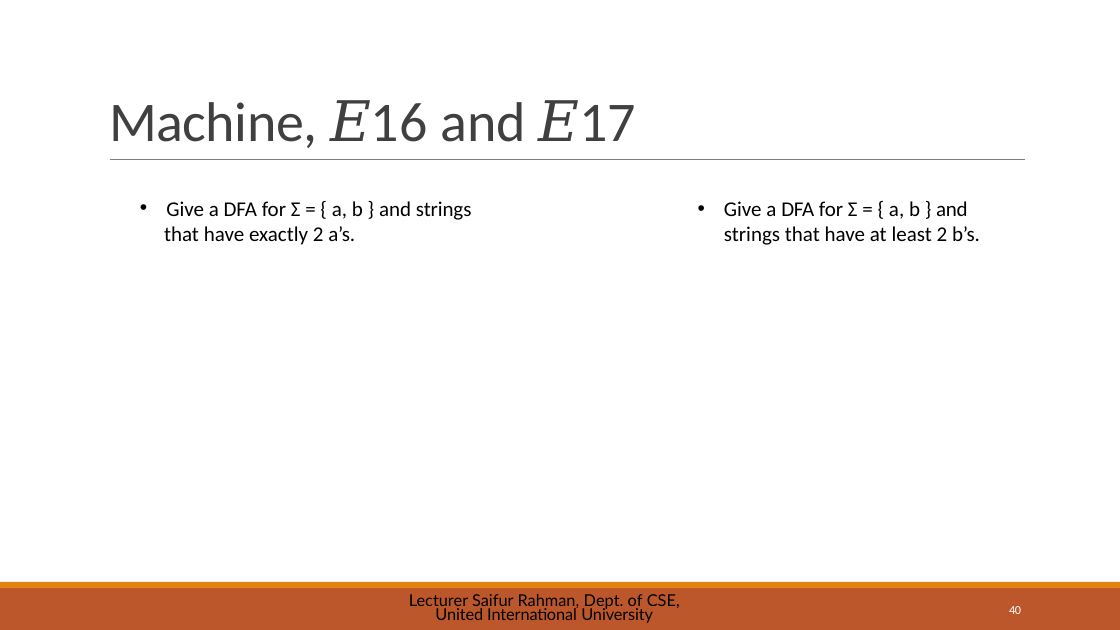
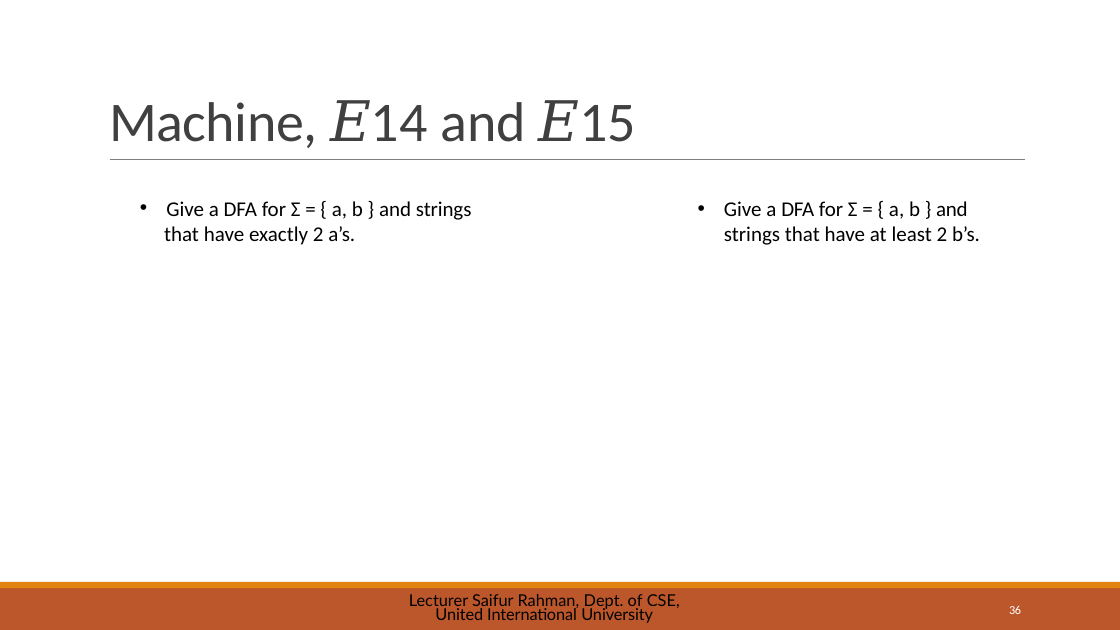
Before and after one commit to saifurrahman1701/UIU-Courses-Materials-, a slide deck: slide 36 of BSCSE/[251] Spring 2025/Theory of Computation_CSE 2233/Slides/03 - DFA.pptx (slide 40 before the commit). Drawn at 1120x630 pixels with LibreOffice and Linux fonts; fonts in the diff are those of the drawing. Boxes give left, top, right and bottom in pixels: in the first picture for what was removed or moved away, otherwise in the second. Text is boxed around its words. In the diff, an @@ line names an element or a change of style, - is before the commit and + after.

```diff
--- a/BSCSE/[251] Spring 2025/Theory of Computation_CSE 2233/Slides/03 - DFA.pptx
+++ b/BSCSE/[251] Spring 2025/Theory of Computation_CSE 2233/Slides/03 - DFA.pptx
@@ title at (x1=109, y1=100, x2=635, y2=148): text changed @@
-Machine, 𝐸16 and 𝐸17
+Machine, 𝐸14 and 𝐸15
@@ page number at (x1=1009, y1=606, x2=1021, y2=614): text changed @@
-40
+36
```
Also in this commit, not shown: 12 other slides changed, 5 slides added, 1 other file.
